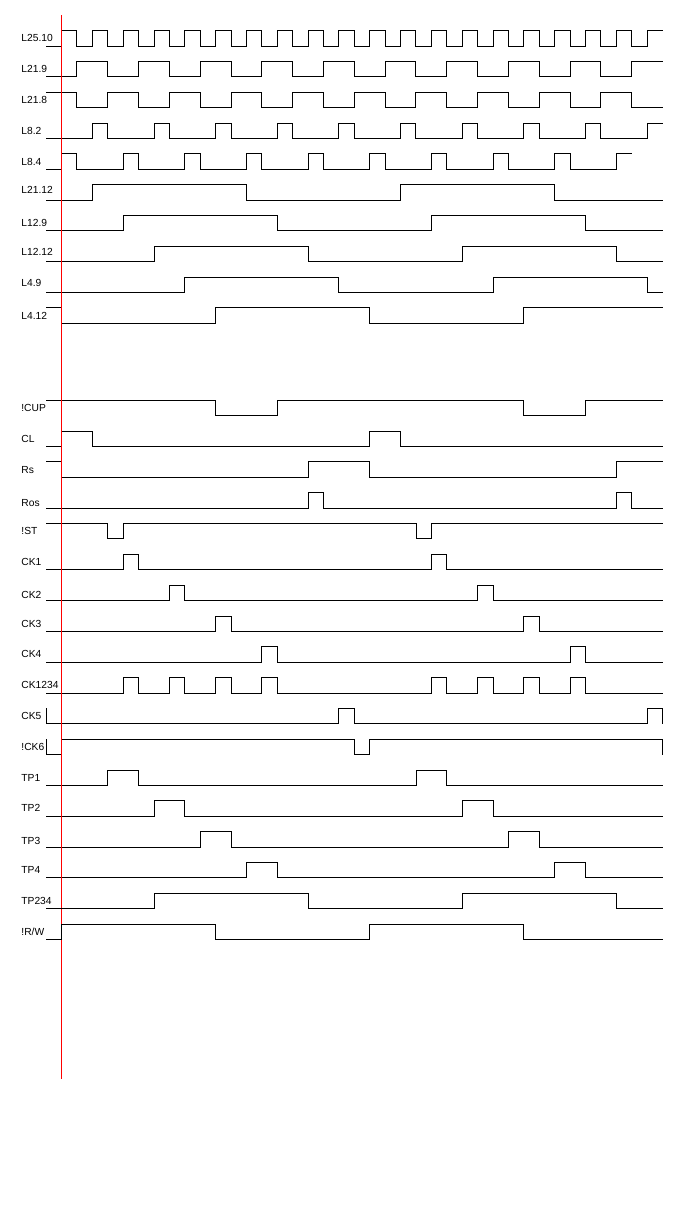
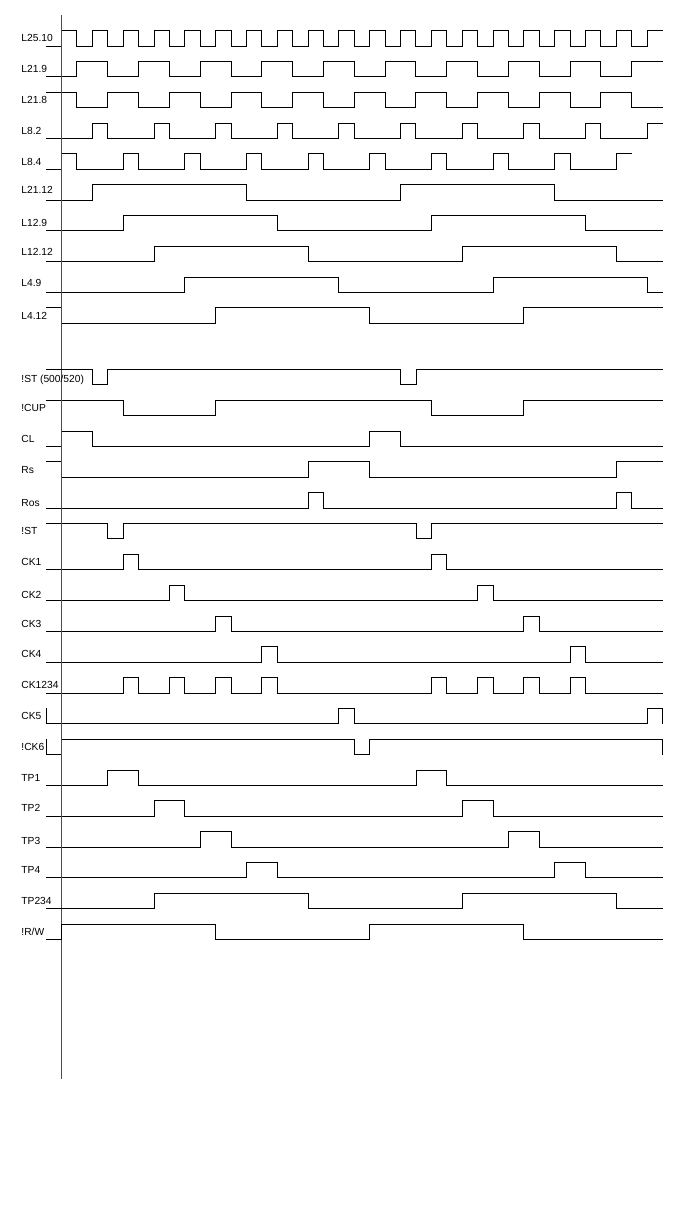
Before and after one commit to durgadas311/wang, a slide deck: slide 1 of w600-sim/docs/src/wang600timing.odp. Drawn at 678x1232 pixels with LibreOffice and Linux fonts; fonts in the diff are those of the drawing. Boxes give left, top, right and bottom in pixels: in the first picture for what was removed or moved away, otherwise in the second. Text is boxed around its words. In the diff, an @@ line names an element or a change of style, - is before the commit and + after.

```diff
--- a/w600-sim/docs/src/wang600timing.odp
+++ b/w600-sim/docs/src/wang600timing.odp
@@ text added at (21, 375, 84, 385), 12 pt, text #000000 @@
+!ST (500/520)
@@ freeform shape added at (46, 370, 663, 385), outline #000000 0 pt @@
@@ freeform shape at (46, 401, 663, 416): outline redrawn @@
```
